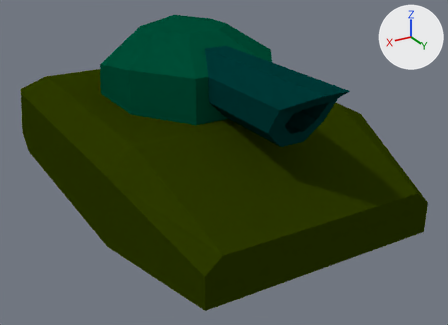
What one commit did to the Blender file _blender/tank01/tank01.blend.
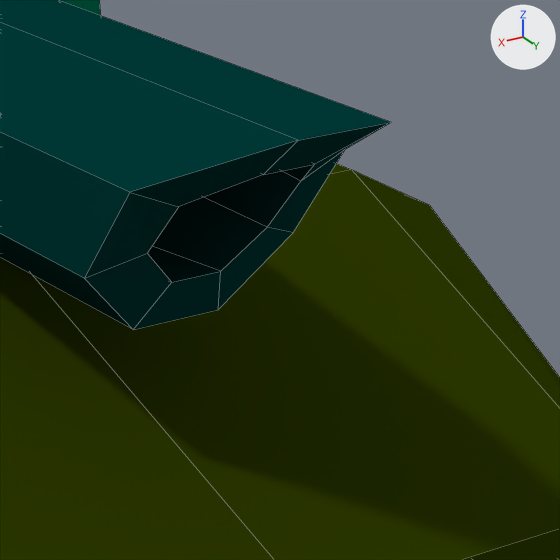
Each version appears first whole from a camera (50 mm lens) standing at (0.936, 1.813, 0.887) and looking at (-0.043, 0.181, 0.07), and next in a close-up on the part from 55% to 88% of the width and 18% to 64% of the height. The lights are fixed; the arrows at upper right show +X, +Y and +Z. The close-ups show mesh edges as thin lines. Objects named as collision shapes, trigger or cutter boxes, shadow casters or lower levels of detail are left out.

In view in the first close-up: 'maingun', 'tankbody'.
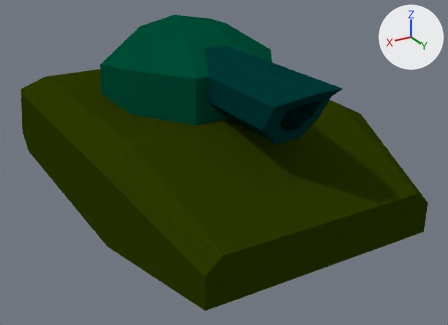
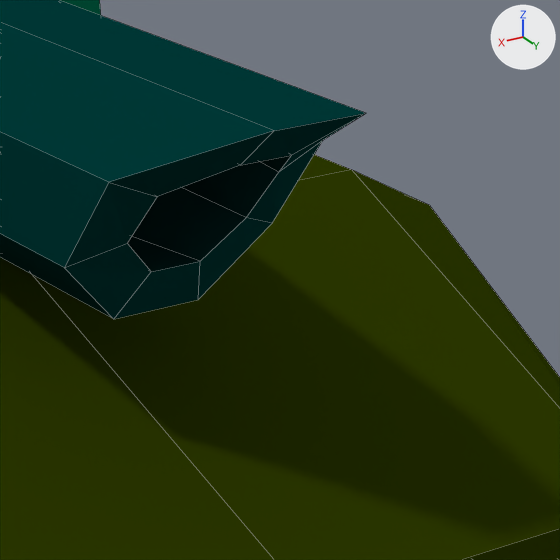
Changed parts and their boxes (x1, y1, x2, y2) in the close-ups (560 x 560 px; the box of a moved part takes in the faces that stretch with it):
```json
{"object": "maingun", "change": "reshaped, moved", "before": [0, 0, 391, 330], "after": [0, 0, 365, 319]}
{"part": 1, "of": "me_cylinder_001", "change": "moved or reshaped", "before": [84, 122, 391, 330], "after": [65, 113, 365, 319]}
{"part": 2, "of": "me_cylinder_001", "change": "moved or reshaped", "before": [0, 0, 389, 329], "after": [0, 0, 365, 318]}
```

Edits to the scene script, one JSON object a line:
```json
{"block": "me_cylinder_001", "where": "me_cylinder_001.from_pydata(...)  # 34 vertices, 40 faces; spans x -0.09..0.09, y -0.067..0.764, z -0.095..0.085"}
{"block": "me_cylinder_001", "where": "# used by ob_maingun; location = (0.0, 0.0, 0.3821)"}
{"block": "me_cylinder_001", "change": "me_cylinder_001 part 1: all 25 vertices in x -0.09..0.09, y 0.369..0.764, z -0.095..0.085 are moved by (0.0, -0.165, 0.0)"}
{"block": "me_cylinder_001", "change": "me_cylinder_001 part 2: all 9 vertices in x -0.09..0.09, y -0.067, z -0.095..0.085 are moved by (0.0, 0.068, 0.0)"}
{"op": "set", "path": "ob_maingun.location", "old": "(0.0, 0.0, 0.3821)", "new": "(0.0, 0.1414, 0.3821)"}
```
